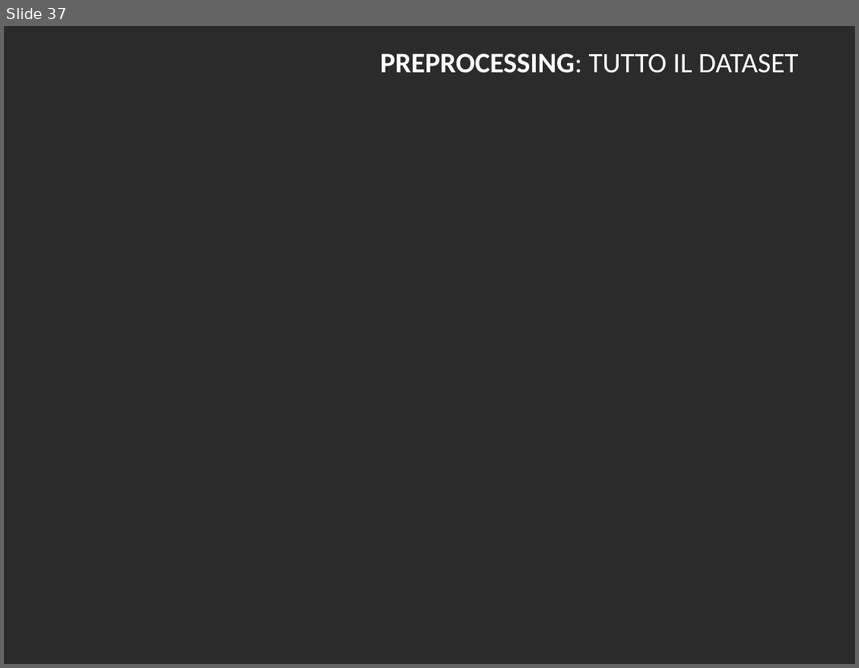
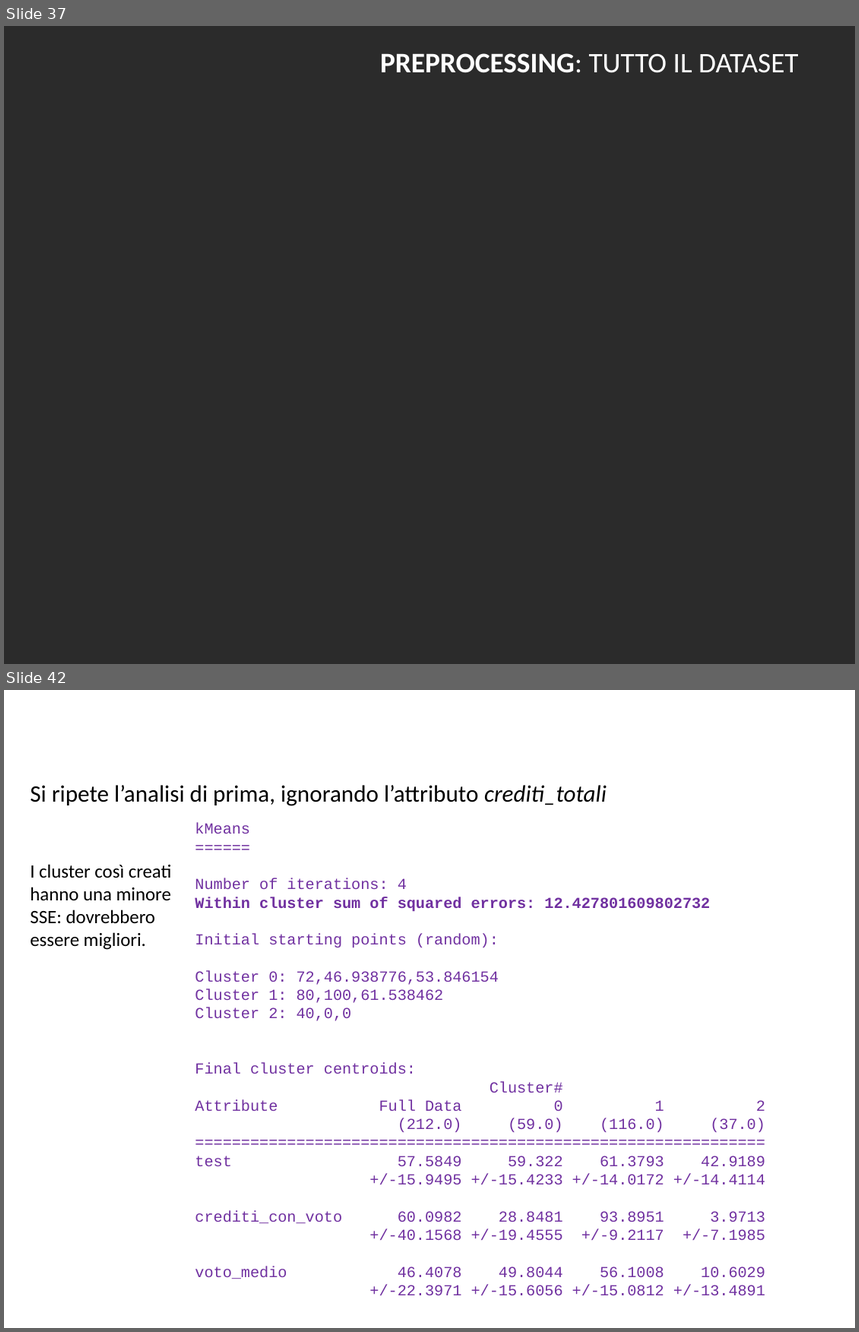
Before and after one commit to BlacknDecker/unifi, a slide deck: relazione.pptx. Shown one above the other, each under a label of ours: slide 37 before the commit, slides 37 and 42 after it; the slides between them are not shown. The pictures are 859x668 and 859x1332 pixels, drawn with LibreOffice and Linux fonts; fonts in the diff are those of the drawing; background and template pictures are left out; a plain dark background stands for a picture behind light text. Boxes give left, top, right and bottom in pixels: in the first picture for what was removed or moved away, otherwise in the second. Text is boxed around its words. In the diff, an @@ line names an element or a change of style, - is before the commit and + after.

Commit message:
Clustering clustering...

```diff
--- a/relazione.pptx
+++ b/relazione.pptx
@@ slide 42 added at (4,690,855,1328), background #FFFFFF @@
@@ text added at (30,785,607,806), 20 pt, text #000000 @@
+Si ripete l’analisi di prima, ignorando l’attributo crediti_totali
@@ text added at (195,823,766,1296), 13 pt, text #7030A0 @@
+kMeans
+======
+Number of iterations: 4
+Within cluster sum of squared errors: 12.427801609802732
+Initial starting points (random):
+Cluster 0: 72,46.938776,53.846154
+Cluster 1: 80,100,61.538462
+Cluster 2: 40,0,0
+Final cluster centroids:
+Cluster#
+Attribute Full Data 0 1 2
+(212.0) (59.0) (116.0) (37.0)
+==============================================================
+test 57.5849 59.322 61.3793 42.9189
++/-15.9495 +/-15.4233 +/-14.0172 +/-14.4114
+crediti_con_voto 60.0982 28.8481 93.8951 3.9713
++/-40.1568 +/-19.4555 +/-9.2117 +/-7.1985
+voto_medio 46.4078 49.8044 56.1008 10.6029
++/-22.3971 +/-15.6056 +/-15.0812 +/-13.4891
@@ text added at (30,864,172,950), 16 pt, text #000000 @@
+I cluster così creati hanno una minore SSE: dovrebbero essere migliori.
@@ text added at (259,897,324,908), 24 pt, text #FFFFFF, bold @@
+CLUSTER ANALYSIS: SUBSET GEN
```
Also in this commit, not shown: 7 slides changed, 4 other slides added, 1 slide removed, 8 other files.
